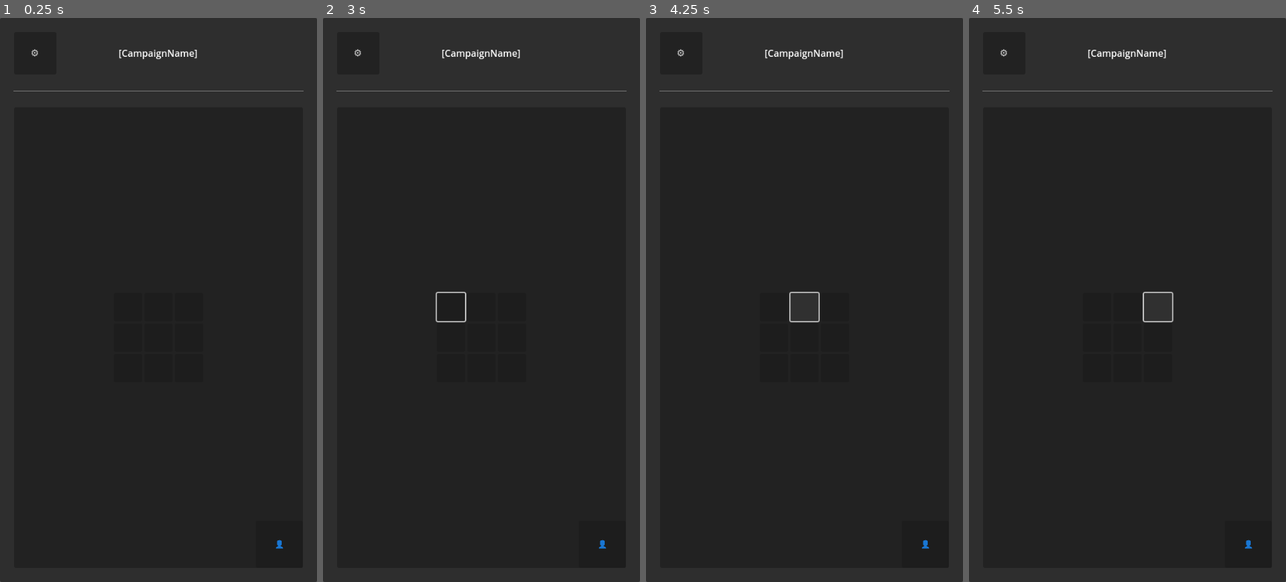
Above: before the commit, frames 1-4 (left to right).
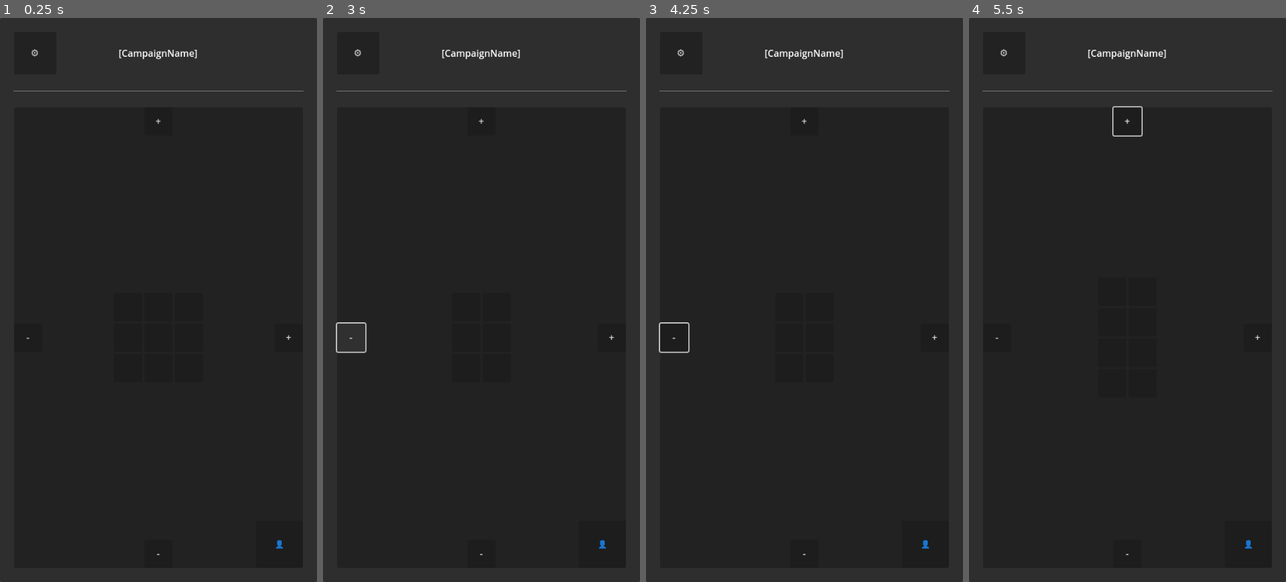
Above: after the commit, the same moments.

Repository: ever-jr/easy_rpg
Game: Godot game, scene res://scenes/pages/campaign_page.tscn
Same seed, same stepped clock (60 frames per second), same inputs: the game is played once before the commit and once after it. This scene is started directly instead of the project's main scene.
Inputs (mouse positions are in pixels of both pictures, inside the frame that each line leads up to):
- Up to frame 1 (0.25 s): no input
- Up to frame 2 (3 s): click "⚙️" at 0.5 s; click "<" at 1.25 s; click (449, 305) at 2.02 s; click (351, 339) at 2.75 s, where only the run after the commit has a clickable "-"
- Up to frame 3 (4.25 s): click (804, 305) at 3.52 s
- Up to frame 4 (5.5 s): click (1127, 119) at 4.25 s, where only the run after the commit has a clickable "+"; click (1159, 305) at 5.02 s

The runs differ from the first frame. In frame 1, less than 0.1% of the frame differs, in the area x 8-92%, y 17-96%; in frame 2, 0.2%, in the area x 4-92%, y 17-96%; in frame 3, 0.2%; in frame 4, 0.2%.
Error in both runs: Invalid access to property or key 'auth_token' on a base object of type 'Nil'. (res://scripts/logged_user.gd:15)

Commit message:
growable map grid

Diff:
--- a/config/auth.cfg
+++ b/config/auth.cfg
@@ -1,2 +1,2 @@
 [keys]
-web_api_key = "[FIREBASE_WEB_API_KEY]"
+web_api_key = "AIzaSyCYtM0NF_CHf8kxLdU5No6WIQC0vfWq6PE"
--- a/scenes/components/info.gd
+++ b/scenes/components/info.gd
@@ -1,4 +1,17 @@
+@tool
 class_name Info
 extends Node
 
-@export var data: BasicInfo = null
+@export var _data: BasicInfo = null
+
+var icon: String:
+	get():
+		if _data:
+			return _data.icon
+		return "❌"
+
+var display_name: String:
+	get():
+		if _data:
+			return _data.display_name
+		return "[InvalidInfo]"
--- /dev/null
+++ b/scenes/components/map_grid/map_grid.gd
@@ -0,0 +1,60 @@
+@tool
+class_name MapGrid
+extends PanelContainer
+
+@export var columns: int = 3:
+	get(): return columns
+	set(value):
+		if columns != value:
+			columns = value
+			_update_grid()
+
+@export var rows: int = 3:
+	get(): return rows
+	set(value):
+		if rows != value:
+			rows = value
+			_update_grid()
+
+
+@onready var grid: GridContainer = %GridContainer
+
+
+func _ready() -> void:
+	_update_grid()
+
+
+func _update_grid() -> void:
+	if grid == null:
+		return
+
+	grid.columns = columns
+
+	var needed_nodes: int = columns * rows
+	var current_nodes: int = grid.get_child_count()
+
+	# create missing nodes
+	if current_nodes < needed_nodes:
+		var missing_nodes: int = needed_nodes - current_nodes
+		print("missing children: ", missing_nodes)
+
+		for i in range(current_nodes, current_nodes + missing_nodes):
+			var new_button := MapGridButton.create()
+			grid.add_child(new_button)
+
+	# delete exceeding nodes
+	elif current_nodes > needed_nodes:
+		var exceeding_nodes: int = current_nodes - needed_nodes
+		print("exceeding children: ", exceeding_nodes)
+
+		for i in range(current_nodes - exceeding_nodes, current_nodes):
+			var node: Node = grid.get_child(i)
+
+			if node == null:
+				print("node {0} is invalid".format([i]))
+				continue
+
+			node.queue_free()
+
+	for node: Node in grid.get_children():
+		pass
--- a/scenes/components/map_grid/map_grid.tscn
+++ b/scenes/components/map_grid/map_grid.tscn
@@ -1,4 +1,7 @@
-[gd_scene load_steps=2 format=3 uid="uid://bksmpv1hw7cqu"]
+[gd_scene load_steps=4 format=3 uid="uid://bksmpv1hw7cqu"]
+
+[ext_resource type="PackedScene" uid="uid://beta06mnd0clm" path="res://scenes/components/map_grid/map_grid_button.tscn" id="1_b8dkn"]
+[ext_resource type="Script" uid="uid://1do8l7hlyg0c" path="res://scenes/components/map_grid/map_grid.gd" id="1_e74ws"]
 
 [sub_resource type="StyleBoxEmpty" id="StyleBoxEmpty_yfgga"]
 
@@ -6,43 +9,36 @@
 offset_right = 98.0
 offset_bottom = 101.0
 theme_override_styles/panel = SubResource("StyleBoxEmpty_yfgga")
+script = ExtResource("1_e74ws")
 
 [node name="GridContainer" type="GridContainer" parent="."]
+unique_name_in_owner = true
 layout_mode = 2
 columns = 3
 
-[node name="Button" type="Button" parent="GridContainer"]
-custom_minimum_size = Vector2(48, 48)
+[node name="Button" parent="GridContainer" instance=ExtResource("1_b8dkn")]
 layout_mode = 2
 
-[node name="Button2" type="Button" parent="GridContainer"]
-custom_minimum_size = Vector2(48, 48)
+[node name="Button2" parent="GridContainer" instance=ExtResource("1_b8dkn")]
 layout_mode = 2
 
-[node name="Button3" type="Button" parent="GridContainer"]
-custom_minimum_size = Vector2(48, 48)
+[node name="Button3" parent="GridContainer" instance=ExtResource("1_b8dkn")]
 layout_mode = 2
 
-[node name="Button4" type="Button" parent="GridContainer"]
-custom_minimum_size = Vector2(48, 48)
+[node name="Button4" parent="GridContainer" instance=ExtResource("1_b8dkn")]
 layout_mode = 2
 
-[node name="Button5" type="Button" parent="GridContainer"]
-custom_minimum_size = Vector2(48, 48)
+[node name="Button5" parent="GridContainer" instance=ExtResource("1_b8dkn")]
 layout_mode = 2
 
-[node name="Button6" type="Button" parent="GridContainer"]
-custom_minimum_size = Vector2(48, 48)
+[node name="Button6" parent="GridContainer" instance=ExtResource("1_b8dkn")]
 layout_mode = 2
 
-[node name="Button7" type="Button" parent="GridContainer"]
-custom_minimum_size = Vector2(48, 48)
+[node name="Button7" parent="GridContainer" instance=ExtResource("1_b8dkn")]
 layout_mode = 2
 
-[node name="Button8" type="Button" parent="GridContainer"]
-custom_minimum_size = Vector2(48, 48)
+[node name="Button8" parent="GridContainer" instance=ExtResource("1_b8dkn")]
 layout_mode = 2
 
-[node name="Button9" type="Button" parent="GridContainer"]
-custom_minimum_size = Vector2(48, 48)
+[node name="Button9" parent="GridContainer" instance=ExtResource("1_b8dkn")]
 layout_mode = 2
--- /dev/null
+++ b/scenes/components/map_grid/map_grid_button.gd
@@ -0,0 +1,32 @@
+@tool
+class_name MapGridButton
+extends PanelContainer
+
+const _RESOURCE: PackedScene = preload("res://scenes/components/map_grid/map_grid_button.tscn")
+
+@export var target: Info:
+	get(): return target
+	set(value):
+		if value == null:
+			button.text = ""
+		else:
+			button.text = target.icon
+
+		target = value
+
+
+var button: Button:
+	get(): return $Button
+
+
+func _ready() -> void:
+	if target == null:
+		button.text = ""
+		return
+
+	button.text = target.icon
+
+
+
+static func create() -> MapGridButton:
+	return _RESOURCE.instantiate()
--- /dev/null
+++ b/scenes/components/map_grid/map_grid_button.tscn
@@ -0,0 +1,17 @@
+[gd_scene load_steps=3 format=3 uid="uid://beta06mnd0clm"]
+
+[ext_resource type="Script" uid="uid://vjsgb4tsludw" path="res://scenes/components/map_grid/map_grid_button.gd" id="1_cvh0b"]
+
+[sub_resource type="StyleBoxEmpty" id="StyleBoxEmpty_b02rw"]
+
+[node name="MapGridButton" type="PanelContainer" node_paths=PackedStringArray("target")]
+offset_right = 40.0
+offset_bottom = 40.0
+theme_override_styles/panel = SubResource("StyleBoxEmpty_b02rw")
+script = ExtResource("1_cvh0b")
+target = NodePath("")
+
+[node name="Button" type="Button" parent="."]
+custom_minimum_size = Vector2(48, 48)
+layout_mode = 2
+text = "👤"
--- a/scenes/pages/campaign_page.gd
+++ b/scenes/pages/campaign_page.gd
@@ -1,27 +1,45 @@
 extends Control
 
 var id: int = -1
+
 @onready var title: Label = %Title
+@onready var map_grid: MapGrid = %MapGrid
 
 
 func _ready() -> void:
-    id = LoggedUser.campaign_id
-    Database.fetch_campaigns($HTTPRequest, LoggedUser.access_token)
+	id = LoggedUser.campaign_id
+	Database.fetch_campaigns($HTTPRequest, LoggedUser.access_token)
 
 
 func _on_http_request_request_completed(_result: int, response_code: int, _headers: PackedStringArray, body: PackedByteArray) -> void:
-    if response_code == 200:
-        var campaigns: Array = JSON.parse_string(body.get_string_from_utf8())
+	if response_code == 200:
+		var campaigns: Array = JSON.parse_string(body.get_string_from_utf8())
 
-        var campaign_data: Dictionary = campaigns[id]
-        var basic_info := BasicInfo.find(campaign_data)
+		var campaign_data: Dictionary = campaigns[id]
+		var basic_info := BasicInfo.find(campaign_data)
 
-        title.text = basic_info.icon + " " + basic_info.display_name
+		title.text = basic_info.icon + " " + basic_info.display_name
 
 
 func _on_http_request_property_list_changed() -> void:
-    print("property changed!")
+	print("property changed!")
 
 
 func _on_button_settings_button_down() -> void:
-    get_tree().change_scene_to_file("res://scenes/pages/sheet_setup_page.tscn")
+	get_tree().change_scene_to_file("res://scenes/pages/sheet_setup_page.tscn")
+
+
+func _on_button_increment_grid_width_button_down() -> void:
+	map_grid.columns += 1
+
+
+func _on_button_decrement_grid_width_button_down() -> void:
+	map_grid.columns -= 1
+
+
+func _on_button_increment_grid_height_button_down() -> void:
+	map_grid.rows += 1
+
+
+func _on_button_decrement_grid_height_button_down() -> void:
+	map_grid.rows -= 1
--- a/scenes/pages/campaign_page.tscn
+++ b/scenes/pages/campaign_page.tscn
@@ -80,19 +80,84 @@
 grow_horizontal = 2
 grow_vertical = 2
 
-[node name="MapGrid" parent="Panel/VBoxContainer/Content/Panel" instance=ExtResource("2_cltbf")]
+[node name="VBoxContainer" type="HBoxContainer" parent="Panel/VBoxContainer/Content/Panel"]
 layout_mode = 1
-anchors_preset = 8
-anchor_left = 0.5
-anchor_top = 0.5
-anchor_right = 0.5
-anchor_bottom = 0.5
-offset_left = -49.0
-offset_top = -50.5
-offset_right = 49.0
-offset_bottom = 50.5
+anchors_preset = 15
+anchor_right = 1.0
+anchor_bottom = 1.0
 grow_horizontal = 2
 grow_vertical = 2
+
+[node name="VBoxContainer2" type="VBoxContainer" parent="Panel/VBoxContainer/Content/Panel/VBoxContainer"]
+layout_mode = 2
+
+[node name="ReferenceRect2" type="ReferenceRect" parent="Panel/VBoxContainer/Content/Panel/VBoxContainer/VBoxContainer2"]
+custom_minimum_size = Vector2(48, 48)
+layout_mode = 2
+border_color = Color(0.385492, 0.385493, 0.385493, 1)
+border_width = 2.0
+
+[node name="ButtonDecrementGridWidth" type="Button" parent="Panel/VBoxContainer/Content/Panel/VBoxContainer/VBoxContainer2"]
+custom_minimum_size = Vector2(48, 48)
+layout_mode = 2
+size_flags_vertical = 6
+text = "-"
+
+[node name="ReferenceRect" type="ReferenceRect" parent="Panel/VBoxContainer/Content/Panel/VBoxContainer/VBoxContainer2"]
+custom_minimum_size = Vector2(48, 48)
+layout_mode = 2
+border_color = Color(0.385492, 0.385493, 0.385493, 1)
+border_width = 2.0
+
+[node name="VBoxContainer" type="VBoxContainer" parent="Panel/VBoxContainer/Content/Panel/VBoxContainer"]
+layout_mode = 2
+size_flags_horizontal = 3
+
+[node name="ButtonIncrementGridHeight" type="Button" parent="Panel/VBoxContainer/Content/Panel/VBoxContainer/VBoxContainer"]
+custom_minimum_size = Vector2(48, 48)
+layout_mode = 2
+size_flags_horizontal = 4
+size_flags_vertical = 4
+text = "+"
+
+[node name="ScrollContainer" type="ScrollContainer" parent="Panel/VBoxContainer/Content/Panel/VBoxContainer/VBoxContainer"]
+layout_mode = 2
+size_flags_vertical = 3
+
+[node name="MapGrid" parent="Panel/VBoxContainer/Content/Panel/VBoxContainer/VBoxContainer/ScrollContainer" instance=ExtResource("2_cltbf")]
+unique_name_in_owner = true
+layout_mode = 2
+size_flags_horizontal = 6
+size_flags_vertical = 6
+
+[node name="ButtonDecrementGridHeight" type="Button" parent="Panel/VBoxContainer/Content/Panel/VBoxContainer/VBoxContainer"]
+custom_minimum_size = Vector2(48, 48)
+layout_mode = 2
+size_flags_horizontal = 4
+size_flags_vertical = 4
+text = "-"
+
+[node name="VBoxContainer3" type="VBoxContainer" parent="Panel/VBoxContainer/Content/Panel/VBoxContainer"]
+layout_mode = 2
+
+[node name="ReferenceRect2" type="ReferenceRect" parent="Panel/VBoxContainer/Content/Panel/VBoxContainer/VBoxContainer3"]
+custom_minimum_size = Vector2(48, 48)
+layout_mode = 2
+border_color = Color(0.385492, 0.385493, 0.385493, 1)
+border_width = 2.0
+
+[node name="ButtonIncrementGridWidth" type="Button" parent="Panel/VBoxContainer/Content/Panel/VBoxContainer/VBoxContainer3"]
+custom_minimum_size = Vector2(48, 48)
+layout_mode = 2
+size_flags_vertical = 6
+text = "+
+"
+
+[node name="ReferenceRect" type="ReferenceRect" parent="Panel/VBoxContainer/Content/Panel/VBoxContainer/VBoxContainer3"]
+custom_minimum_size = Vector2(48, 48)
+layout_mode = 2
+border_color = Color(0.385492, 0.385493, 0.385493, 1)
+border_width = 2.0
 
 [node name="ButtonStatus" type="Button" parent="Panel/VBoxContainer/Content"]
 custom_minimum_size = Vector2(80, 80)
@@ -111,5 +176,9 @@
 [node name="HTTPRequest" type="HTTPRequest" parent="."]
 
 [connection signal="button_down" from="Panel/VBoxContainer/HBoxContainer/ButtonSettings" to="." method="_on_button_settings_button_down"]
+[connection signal="button_down" from="Panel/VBoxContainer/Content/Panel/VBoxContainer/VBoxContainer2/ButtonDecrementGridWidth" to="." method="_on_button_decrement_grid_width_button_down"]
+[connection signal="button_down" from="Panel/VBoxContainer/Content/Panel/VBoxContainer/VBoxContainer/ButtonIncrementGridHeight" to="." method="_on_button_increment_grid_height_button_down"]
+[connection signal="button_down" from="Panel/VBoxContainer/Content/Panel/VBoxContainer/VBoxContainer/ButtonDecrementGridHeight" to="." method="_on_button_decrement_grid_height_button_down"]
+[connection signal="button_down" from="Panel/VBoxContainer/Content/Panel/VBoxContainer/VBoxContainer3/ButtonIncrementGridWidth" to="." method="_on_button_increment_grid_width_button_down"]
 [connection signal="property_list_changed" from="HTTPRequest" to="." method="_on_http_request_property_list_changed"]
 [connection signal="request_completed" from="HTTPRequest" to="." method="_on_http_request_request_completed"]
--- a/scripts/easy_rpg_data_reader.gd
+++ b/scripts/easy_rpg_data_reader.gd
@@ -3,26 +3,26 @@
 
 
 static func from_json(json_data: JSON) -> EasyRPGData:
-    var easy_rpg_data := EasyRPGData.new()
-    var data: Dictionary = json_data.data
+	var easy_rpg_data := EasyRPGData.new()
+	var data: Dictionary = json_data.data
 
-    if not data.has("players"):
-        # TODO: turn into in game debug
-        print("data doesn't contains 'players' key!")
-    else:
-        if data["players"] is not Dictionary:
-            print("'players' in data is not Dictionary type!")
-        else:
-            var players: Dictionary = data["players"]
-            for player_username in players.keys():
-                var player: Dictionary = players.get(player_username)
+	if not data.has("players"):
+		# TODO: turn into in game debug
+		print("data doesn't contains 'players' key!")
+	else:
+		if data["players"] is not Dictionary:
+			print("'players' in data is not Dictionary type!")
+		else:
+			var players: Dictionary = data["players"]
+			for player_username in players.keys():
+				var player: Dictionary = players.get(player_username)
 
-                var new_player_info := BasicInfo.new()
-                new_player_info.display_name = player["display_name"]
-                new_player_info.icon = player["icon"]
+				var new_player_info := BasicInfo.new()
+				new_player_info.display_name = player["display_name"]
+				new_player_info.icon = player["icon"]
 
-                var new_player_data := PlayerData.new(player_username, new_player_info)
+				var new_player_data := PlayerData.new(player_username, new_player_info)
 
-                easy_rpg_data.players.append(new_player_data)
+				easy_rpg_data.players.append(new_player_data)
 
-    return easy_rpg_data
+	return easy_rpg_data
Not shown: 1 places in scenes/pages/campaign_page.tscn that only renumber resources
Not shown: 1 places in scenes/pages/login_page.tscn that only renumber resources
